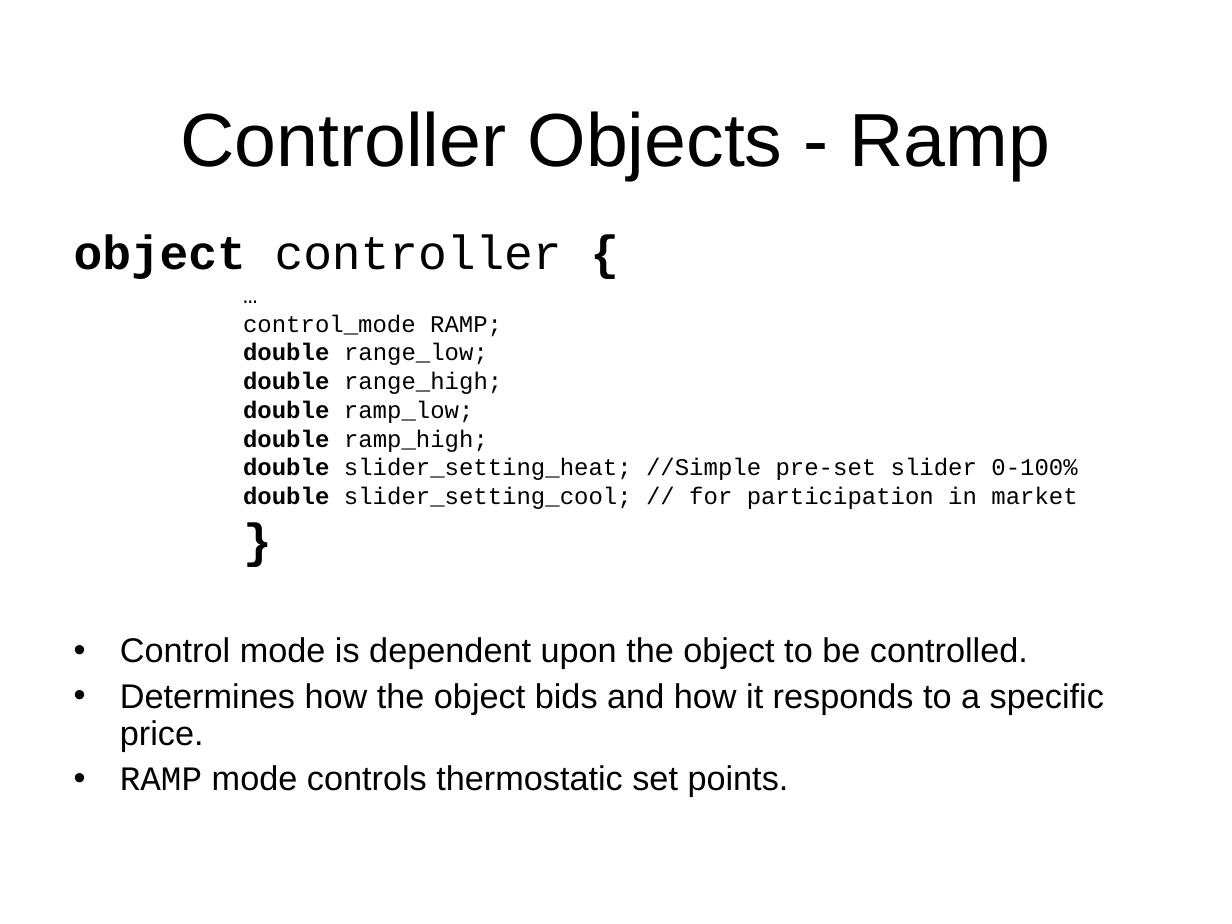
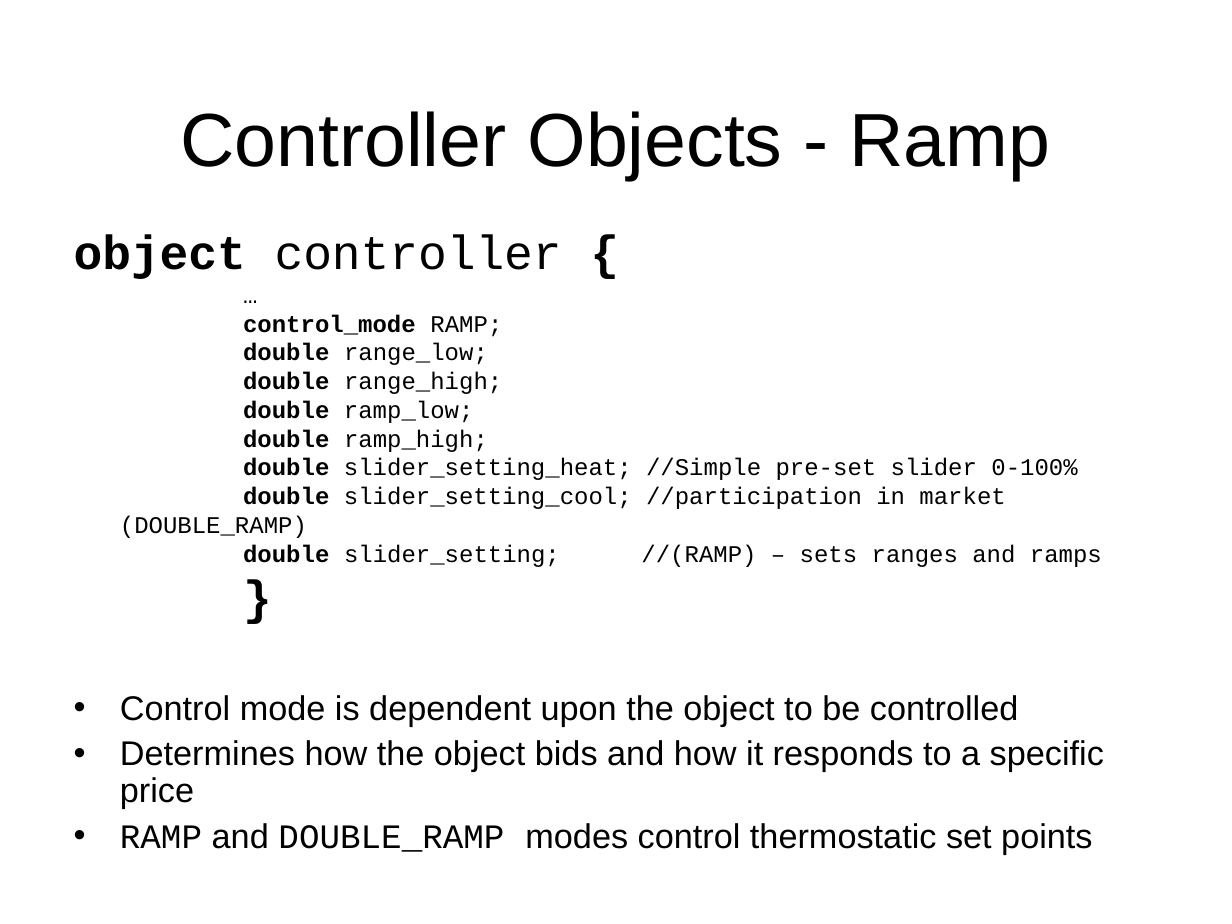
Before and after one commit to gridlab-d/course, a slide deck: slide 26 of FourDayCourse/5.1 - Market Module.ppt (slide 22 before the commit). Drawn at 1232x924 pixels with LibreOffice and Linux fonts; fonts in the diff are those of the drawing; background and template pictures are left out. Boxes give left, top, right and bottom in pixels: in the first picture for what was removed or moved away, otherwise in the second. Text is boxed around its words. In the diff, an @@ line names an element or a change of style, - is before the commit and + after.

Commit message:
Additional market examples and finished slides.

```diff
--- a/FourDayCourse/5.1 - Market Module.ppt
+++ b/FourDayCourse/5.1 - Market Module.ppt
@@ text at (x1=243, y1=314, x2=502, y2=337): bold on in "control_mode" @@
@@ text at (x1=120, y1=487, x2=1102, y2=567): text changed @@
-double slider_setting_cool; // for participation in market
+double slider_setting_cool; //participation in market (DOUBLE_RAMP)
+double slider_setting; //(RAMP) – sets ranges and ramps
@@ text at (x1=120, y1=695, x2=1104, y2=854): text changed @@
-• Control mode is dependent upon the object to be controlled.
-• Determines how the object bids and how it responds to a specific price.
-• RAMP mode controls thermostatic set points.
+• Control mode is dependent upon the object to be controlled
+• Determines how the object bids and how it responds to a specific price
+• RAMP and DOUBLE_RAMP modes control thermostatic set points
```
Also in this commit, not shown: 4 other slides changed, 6 slides added, 1 slide removed, 13 other files.
